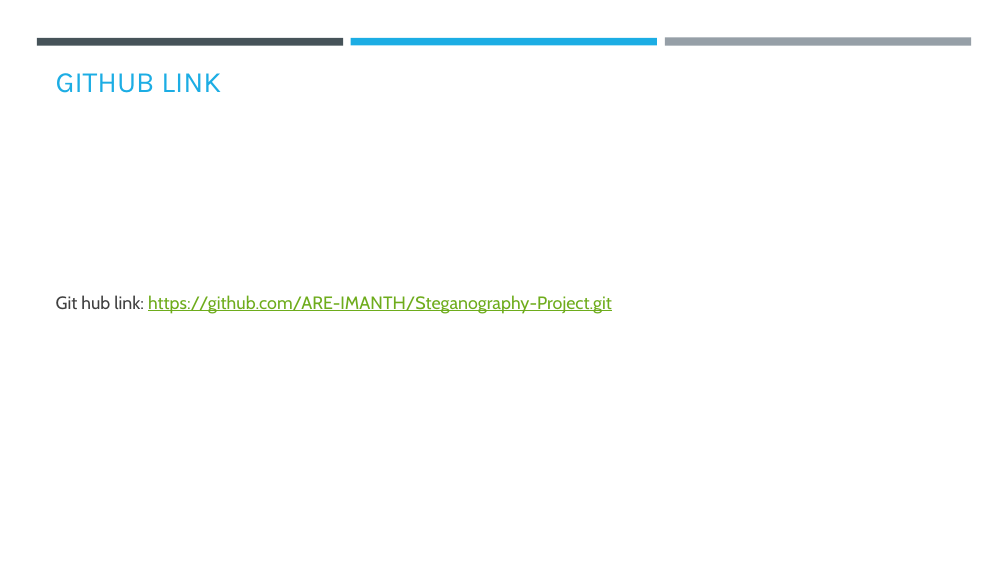
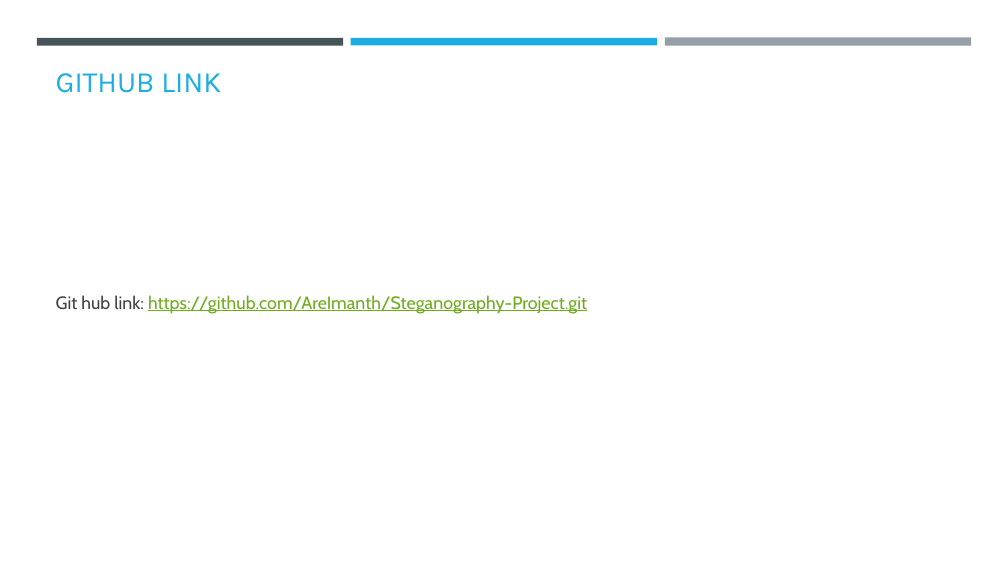
Before and after one commit to AreImanth/Steganography-Project, a slide deck: slide 11 of Steganography_ppt.pptx. Drawn at 1008x567 pixels with LibreOffice and Linux fonts; fonts in the diff are those of the drawing; background and template pictures are left out. Boxes give left, top, right and bottom in pixels: in the first picture for what was removed or moved away, otherwise in the second. Text is boxed around its words. In the diff, an @@ line names an element or a change of style, - is before the commit and + after.

```diff
--- a/Steganography_ppt.pptx
+++ b/Steganography_ppt.pptx
@@ text at box(56, 295, 587, 314): text changed @@
-Git hub link: https://github.com/ARE-IMANTH/Steganography-Project.git
+Git hub link: https://github.com/AreImanth/Steganography-Project.git
```
